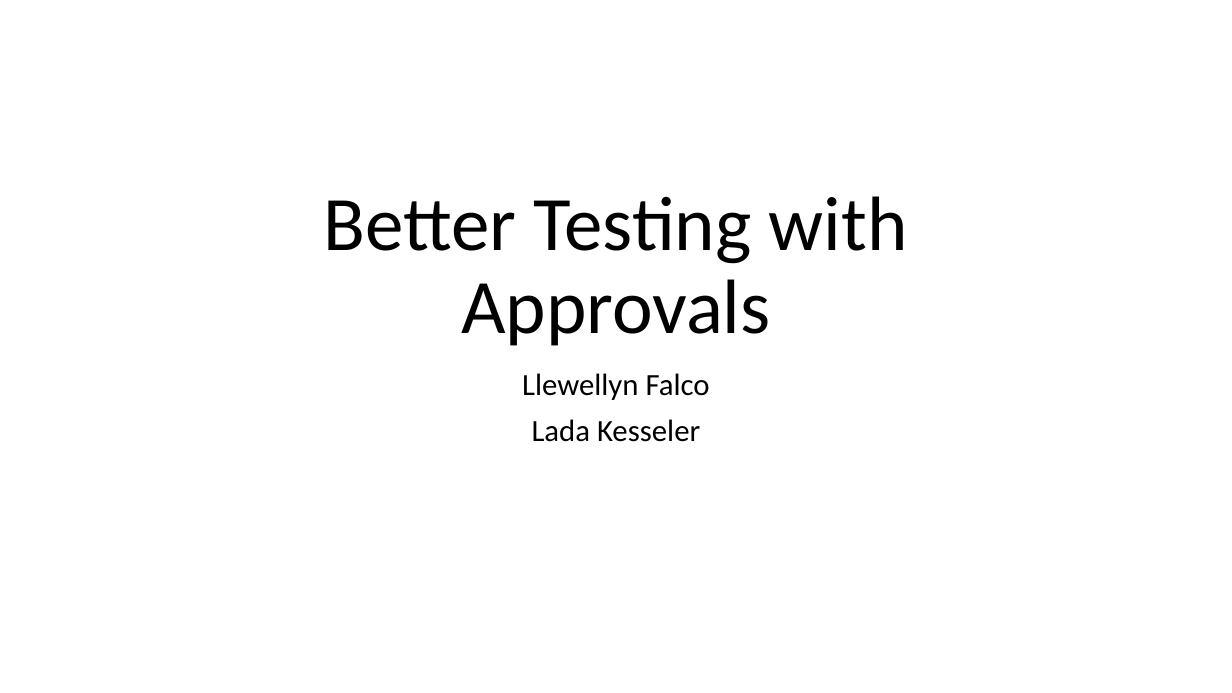
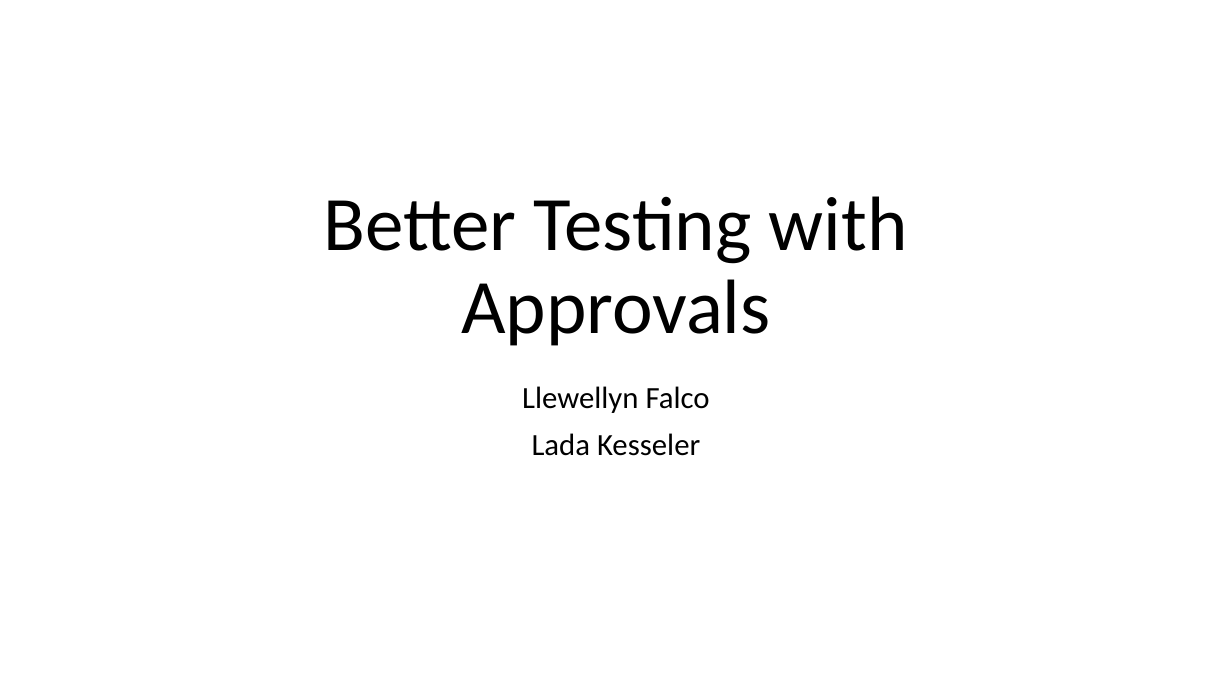
Before and after one commit to LearnWithLlew/TestingBetterWithApprovals.Slides, a slide deck: slide 2 of slides/Testing Better with Approvals.pptx. Drawn at 1232x693 pixels with LibreOffice and Linux fonts; fonts in the diff are those of the drawing. Boxes give left, top, right and bottom in pixels: in the first picture for what was removed or moved away, otherwise in the second. Text is boxed around its words. In the diff, an @@ line names an element or a change of style, - is before the commit and + after.

```diff
--- a/slides/Testing Better with Approvals.pptx
+++ b/slides/Testing Better with Approvals.pptx
@@ subtitle "Llewellyn Falco": place and size @@
-subtitle "Llewellyn Falco" at [522,373,710,442]
+subtitle "Llewellyn Falco" at [522,386,710,456]
```
Also in this commit, not shown: 5 other slides changed, 6 slides added, 2 slides removed.
